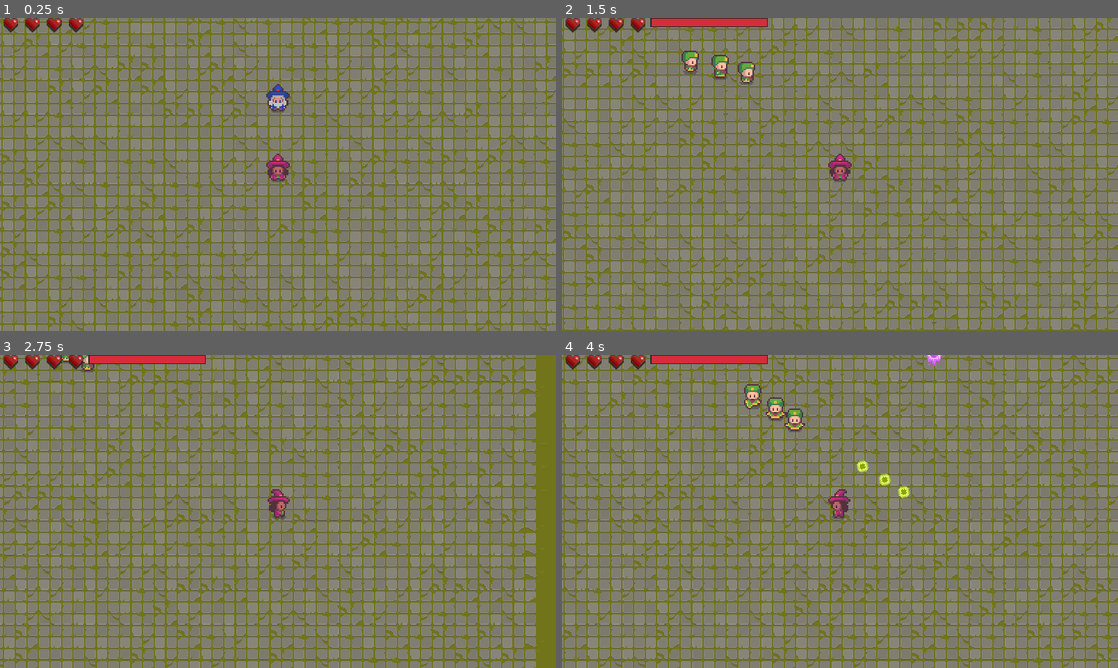
Above: before the commit, frames 1-4 (two rows, left to right).
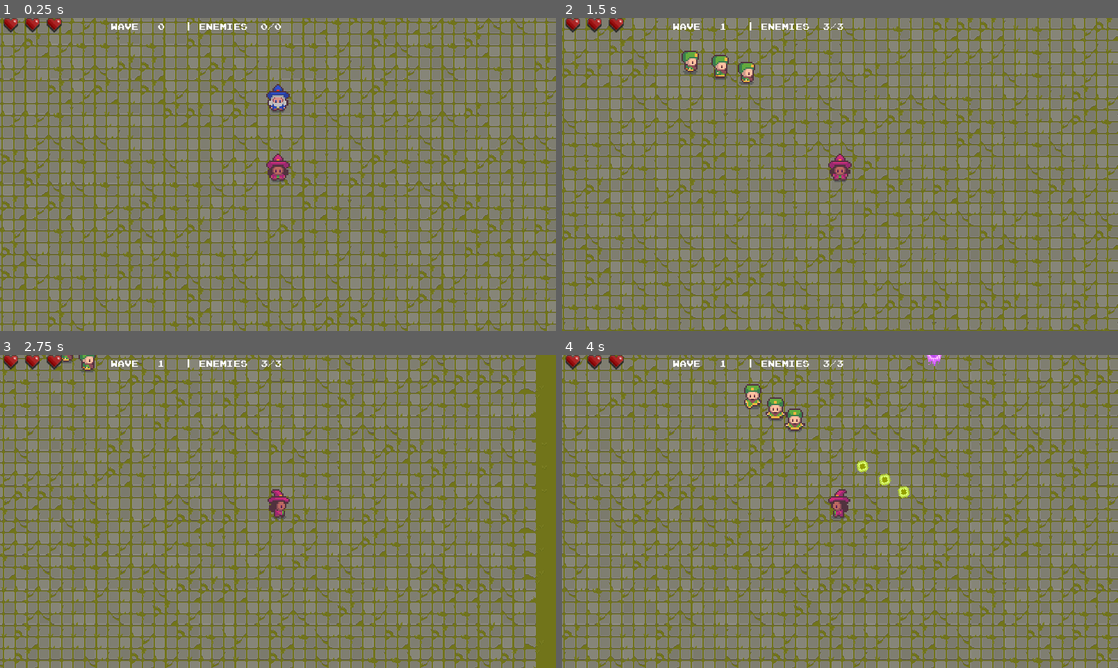
Above: after the commit, the same moments.

Repository: Akyom/JMM
Game: Godot game, scene res://scenes/main.tscn
Two runs of this game, one before a commit and one after it. Both use one fixed random seed, a clock stepped at 60 frames per second and the inputs below.
Inputs:
- Up to frame 1 (0.25 s): no input
- Up to frame 2 (1.5 s): hold D (right) 0.53-1.28 s; tap Space (active) at 0.6, 1.35 s; hold S (down) from 1.28 s (still down)
- Up to frame 3 (2.75 s): release S (down) at 2.03 s; hold D (right) from 2.03 s (still down); tap Space (active) at 2.1 s
- Up to frame 4 (4 s): release D (right) at 2.78 s; hold Up (shoot up) 2.78-3.53 s; tap Space (active) at 2.85, 3.6 s; hold A (left) from 3.53 s (still down)

The runs differ from the first frame. In frame 1, 0.3% of the frame differs, in the area x 1-51%, y 0-5%; in frame 2, 0.9%; in frame 3, 0.9%; in frame 4, 0.9%.

Commit message:
Added wave and enemies counters

Diff:
--- a/bullet/scenes/main.tscn
+++ b/bullet/scenes/main.tscn
@@ -364,8 +364,8 @@
 __meta__ = {
 "_edit_lock_": true
 }
-MAX_HP = 4
-HP = 4
+MAX_HP = 3
+HP = 3
 
 [node name="GamePlay" type="Node" parent="."]
 script = ExtResource( 7 )
--- a/bullet/scenes/ui/UI.tscn
+++ b/bullet/scenes/ui/UI.tscn
@@ -3,11 +3,11 @@
 [ext_resource path="res://scenes/ui/Life.tscn" type="PackedScene" id=1]
 [ext_resource path="res://sprites/ui/Life/fullx2.png" type="Texture" id=2]
 [ext_resource path="res://sprites/ui/Life/backgroundx2.png" type="Texture" id=3]
-[ext_resource path="res://scripts/ui/Life.gd" type="Script" id=4]
+[ext_resource path="res://scripts/ui/life.gd" type="Script" id=4]
 [ext_resource path="res://scenes/ui/WaveProgress.tscn" type="PackedScene" id=5]
-[ext_resource path="res://scripts/ui/WaveProgress.gd" type="Script" id=6]
+[ext_resource path="res://scripts/ui/wave_progress.gd" type="Script" id=6]
 [ext_resource path="res://scenes/ui/WaveTimer.tscn" type="PackedScene" id=7]
-[ext_resource path="res://scripts/ui/WaveTimer.gd" type="Script" id=8]
+[ext_resource path="res://scripts/ui/wave_timer.gd" type="Script" id=8]
 
 [node name="UI" type="CanvasLayer"]
 
@@ -36,10 +36,13 @@
 
 [node name="WaveProgress" parent="HBoxContainer" instance=ExtResource( 5 )]
 margin_left = 204.0
-margin_right = 474.0
+margin_right = 724.0
 margin_bottom = 40.0
+rect_min_size = Vector2( 520, 21 )
 script = ExtResource( 6 )
 
 [node name="WaveTimer" parent="HBoxContainer" instance=ExtResource( 7 )]
+margin_left = 728.0
+margin_right = 1002.0
 margin_bottom = 40.0
 script = ExtResource( 8 )
--- a/bullet/scenes/ui/WaveProgress.tscn
+++ b/bullet/scenes/ui/WaveProgress.tscn
@@ -1,17 +1,48 @@
-[gd_scene load_steps=3 format=2]
+[gd_scene load_steps=2 format=2]
 
-[ext_resource path="res://sprites/ui/WaveProgress/Progress.png" type="Texture" id=1]
-[ext_resource path="res://sprites/ui/WaveProgress/UnderProgress.png" type="Texture" id=2]
+[ext_resource path="res://sprites/ui/CountersTheme.tres" type="Theme" id=1]
 
 [node name="WaveProgress" type="Control"]
 margin_right = 270.0
 margin_bottom = 21.0
-rect_min_size = Vector2( 270, 21 )
+rect_min_size = Vector2( 400, 21 )
 
-[node name="TextureProgress" type="TextureProgress" parent="."]
-margin_right = 270.0
-margin_bottom = 21.0
-value = 100.0
-texture_under = ExtResource( 2 )
-texture_progress = ExtResource( 1 )
-texture_progress_offset = Vector2( 2, 2 )
+[node name="LabelContainer" type="HBoxContainer" parent="."]
+margin_left = 50.0
+margin_right = 200.0
+margin_bottom = 40.0
+
+[node name="WaveLabel" type="Label" parent="LabelContainer"]
+margin_top = 8.0
+margin_right = 68.0
+margin_bottom = 32.0
+theme = ExtResource( 1 )
+text = "wave"
+
+[node name="WaveCounter" type="Label" parent="LabelContainer"]
+margin_left = 72.0
+margin_top = 8.0
+margin_right = 172.0
+margin_bottom = 32.0
+rect_min_size = Vector2( 100, 0 )
+theme = ExtResource( 1 )
+text = "1/4"
+align = 1
+
+[node name="EnemiesLabel" type="Label" parent="LabelContainer"]
+margin_left = 176.0
+margin_top = 8.0
+margin_right = 329.0
+margin_bottom = 32.0
+theme = ExtResource( 1 )
+text = "| Enemies"
+
+[node name="EnemiesCounter" type="Label" parent="LabelContainer"]
+margin_left = 333.0
+margin_top = 8.0
+margin_right = 433.0
+margin_bottom = 32.0
+rect_min_size = Vector2( 100, 0 )
+theme = ExtResource( 1 )
+text = "5/10"
+align = 1
--- a/bullet/scripts/GamePlay.gd
+++ b/bullet/scripts/GamePlay.gd
@@ -6,14 +6,16 @@
 var enemies = []
 var free_pos = []
 var number_of_enemies = 0
-var start_of_fight = false #es true en el momento en que comienza una oleada
-var fighting = false #es true si se está peleando
-var next_pause = false #es true si la oleada actual es la última antes de una pausa
+var start_of_fight = false # es true en el momento en que comienza una oleada
+var fighting = false # es true si se está peleando
+var next_pause = false # es true si la oleada actual es la última antes de una pausa
+export var NUMBER_OF_WAVES = 4
 
-signal start_wave_progress(total_number_of_enemies)
-signal start_wave_timer(wait_time)
-signal stop_wave_timer()
-signal decrease_wave_progress(current_number_of_enemies)
+# OBS: wave number y current number of enemies no son estrictamente
+#      necesarios. Deberia sacarlos?
+signal wave_started(wave_number, total_number_of_enemies)
+signal wave_stopped(wait_time)
+signal enemy_slain(current_number_of_enemies)
 
 func _ready() -> void:
 	$OleadaTimer.connect("timeout", self, "oleada_on_timeout")
@@ -27,7 +29,7 @@
 
 	if start_of_fight:
 		oleada()
-		emit_signal("start_wave_progress", number_of_enemies)
+		emit_signal("wave_started", times, number_of_enemies)
 		times = times + 1
 		start_of_fight = false
 		fighting = true
@@ -39,7 +41,7 @@
 			fighting = false
 			next_pause = false
 		else:
-			emit_signal("start_wave_timer", $OleadaTimer.wait_time)
+			emit_signal("wave_stopped", $OleadaTimer.wait_time)
 			$OleadaTimer.start()
 			fighting = false
 
@@ -66,7 +68,7 @@
 	#	free_pos.append(enemy.indx)
 	enemy.queue_free()
 	number_of_enemies = number_of_enemies - 1
-	emit_signal("decrease_wave_progress", number_of_enemies)
+	emit_signal("enemy_slain", number_of_enemies)
 
 func start_fight():
 	start_of_fight = true
--- a/bullet/scripts/ui/WaveProgress.gd
+++ /dev/null
@@ -1,28 +0,0 @@
-extends Control
-
-onready var GamePlay = get_node("../../../GamePlay")
-onready var progress_bar = $TextureProgress
-
-var value_per_enemy = 0
-
-func hide_progress_bar():
-	progress_bar.set_visible(false)
-
-func show_progress_bar():
-	progress_bar.set_visible(true)
-
-func set_up_progress_bar(total_number_of_enemies):
-	progress_bar.value = 100
-	value_per_enemy = 100 / total_number_of_enemies
-	show_progress_bar()
-
-func decrease_progress_bar(current_number_of_enemies):
-	progress_bar.value = value_per_enemy * current_number_of_enemies
-	if current_number_of_enemies == 0:
-		hide_progress_bar()
-
-func _ready():
-	GamePlay.connect("start_wave_progress", self, "set_up_progress_bar")
-	GamePlay.connect("decrease_wave_progress", self, "decrease_progress_bar")
-
-	hide_progress_bar()
--- /dev/null
+++ b/bullet/scripts/ui/wave_progress.gd
@@ -0,0 +1,38 @@
+extends Control
+
+onready var GamePlay = get_node("../../../GamePlay")
+onready var wave_counter = get_node("LabelContainer/WaveCounter")
+onready var enemies_counter = get_node("LabelContainer/EnemiesCounter")
+
+var total_number_of_enemies = 0
+var total_number_of_waves = 0
+var starting_wave = 0
+
+func string_format(current_number, total_number):
+	return "%d/%d" % [current_number, total_number]
+
+func set_up_enemies_label(number_of_enemies):
+	total_number_of_enemies = number_of_enemies
+	enemies_counter.text = string_format(total_number_of_enemies, total_number_of_enemies)
+
+func change_n_enemies(current_number_of_enemies):
+	enemies_counter.text = string_format(current_number_of_enemies, total_number_of_enemies)
+
+func set_up_wave_label(number_of_waves):
+	total_number_of_waves = number_of_waves
+	wave_counter.text = "%d" % number_of_waves
+
+func change_n_wave(current_wave):
+	wave_counter.text = str(current_wave)
+
+func set_up_labels(current_wave, total_number_of_enemies):
+	set_up_enemies_label(total_number_of_enemies)
+	change_n_wave(current_wave)
+
+func _ready():
+	## intialize bars
+	set_up_enemies_label(0)
+	set_up_wave_label(0)
+
+	GamePlay.connect("wave_started", self, "set_up_labels")
+	GamePlay.connect("enemy_slain", self, "change_n_enemies")
--- a/bullet/scripts/ui/WaveTimer.gd
+++ b/bullet/scripts/ui/wave_timer.gd
@@ -20,15 +20,17 @@
 	progress_bar.value = 100
 	show_progress_bar()
 
-func stop_wave_timer():
+# Not beeing used. Perhaps should be removed.
+func stop_wave_timer(current_wave):
 	hide_progress_bar()
 
 func _process(delta):
 	if active:
 		progress_bar.value = oleada_timer.time_left * value_per_second
+		if progress_bar.value <= 0:
+			hide_progress_bar()
 
 func _ready():
-	GamePlay.connect("start_wave_timer", self, "start_wave_timer")
-	GamePlay.connect("stop_wave_timer", self, "stop_wave_timer")
+	GamePlay.connect("wave_stopped", self, "start_wave_timer")
 
 	hide_progress_bar()
--- /dev/null
+++ b/bullet/sprites/ui/CountersTheme.tres
@@ -0,0 +1,10 @@
+[gd_resource type="Theme" load_steps=3 format=2]
+
+[ext_resource path="res://sprites/ui/joystix monospace.ttf" type="DynamicFontData" id=1]
+
+[sub_resource type="DynamicFont" id=1]
+size = 20
+font_data = ExtResource( 1 )
+
+[resource]
+default_font = SubResource( 1 )
Binary file added: bullet/sprites/ui/joystix monospace.ttf
